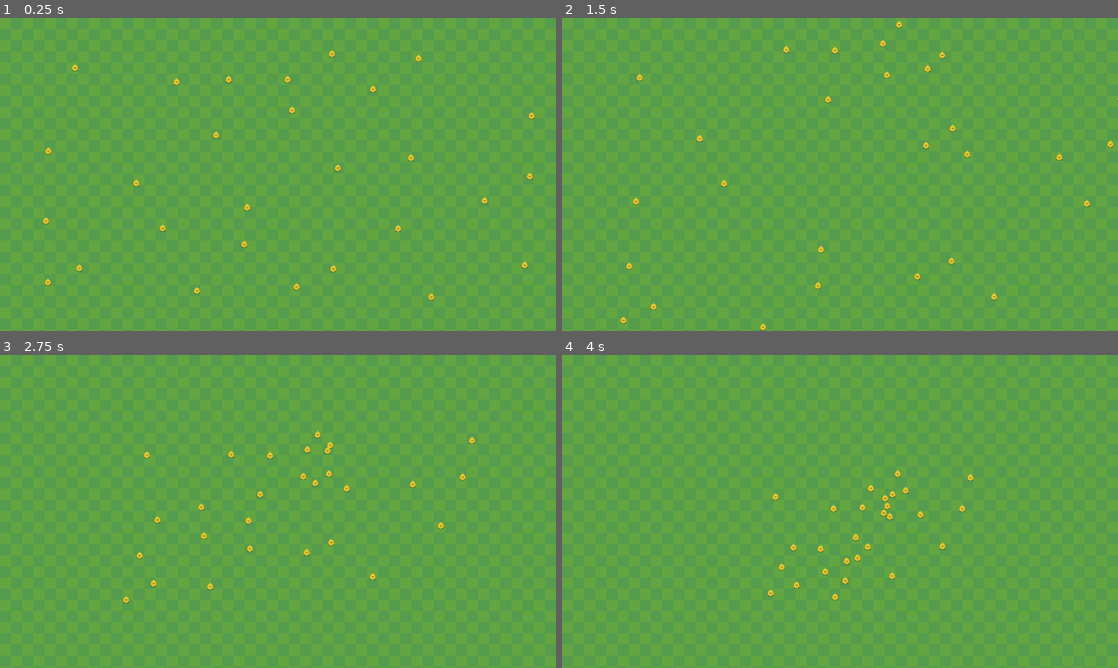
Above: before the commit, frames 1-4 (two rows, left to right).
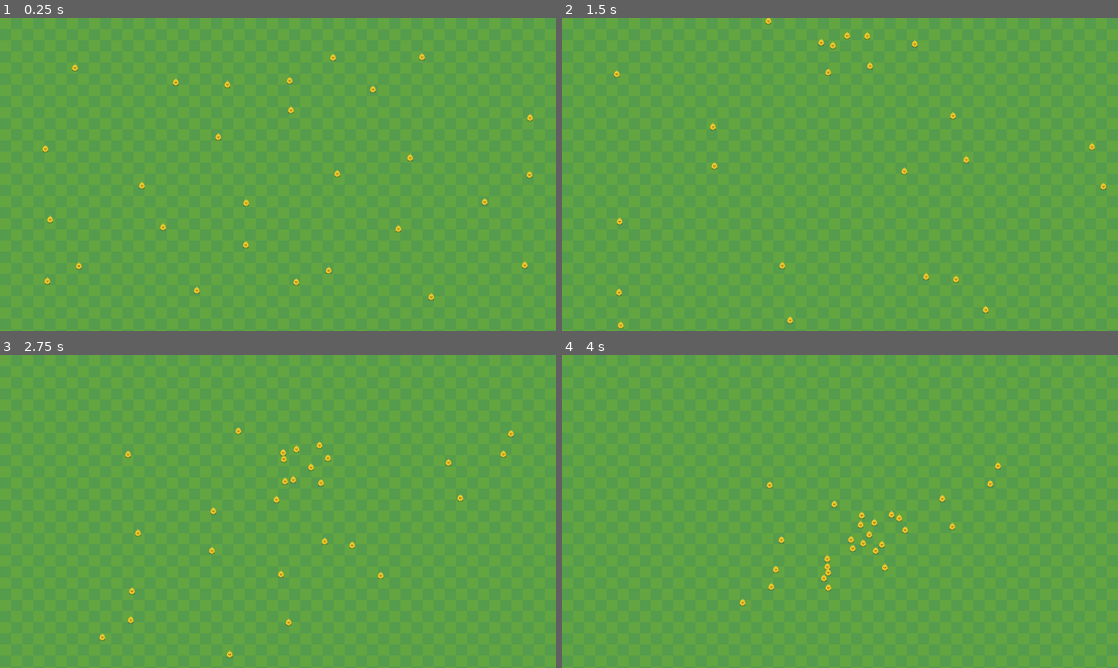
Above: after the commit, the same moments.

Repository: kyrick/godot-boids
Game: Godot game, scene res://src/Levels/ManyChickens.tscn
Same seed, same stepped clock (60 frames per second), same inputs: the game is played once before the commit and once after it. The project has no main scene, so this scene is started directly.
Inputs (mouse positions are in pixels of both pictures, inside the frame that each line leads up to):
- Up to frame 1 (0.25 s): no input
- Up to frame 2 (1.5 s): move the mouse to (962, 158) at 0.52 s; click (962, 158) at 0.67 s; move the mouse to (728, 190) at 1.27 s; click (728, 190) at 1.42 s
- Up to frame 3 (2.75 s): move the mouse to (333, 442) at 2.02 s; click (333, 442) at 2.17 s
- Up to frame 4 (4 s): move the mouse to (812, 574) at 2.77 s; click (812, 574) at 2.92 s; move the mouse to (1006, 558) at 3.52 s; click (1006, 558) at 3.67 s

The runs differ from the first frame. In frame 1, 0.6% of the frame differs, in the area x 7-97%, y 10-89%; in frame 2, 1.0%; in frame 3, 1.1%, in the area x 17-93%, y 22-97%; in frame 4, 1.1%.

Commit message:
tuning velocities

Diff:
--- a/src/Actors/Actor.gd
+++ b/src/Actors/Actor.gd
@@ -1,4 +1,4 @@
 extends KinematicBody2D
 
 export var speed: = 200.0
-export var max_force: = 0.5
+export var max_force: = 0.05
--- a/src/Actors/Chicken/Chicken.gd
+++ b/src/Actors/Chicken/Chicken.gd
@@ -23,13 +23,13 @@
 func _physics_process(delta):
 	var mouse_vector = Vector2.ZERO
 	if _mouse_target != Vector2.INF:
-		mouse_vector = global_position.direction_to(_mouse_target) * speed
+		mouse_vector = global_position.direction_to(_mouse_target) * speed * max_force
 
-	var center_vector = get_center_velocity(_flock)
-	var avoid_vector = get_avoid_velocity(_flock)
-	var align_vector = align_to_flock_velocity(_flock)
+	var center_vector = get_center_velocity(_flock) * max_force
+	var avoid_vector = get_avoid_velocity(_flock) * max_force
+	var align_vector = align_to_flock_velocity(_flock) * max_force
 
-	var acceleration = align_vector * max_force + avoid_vector * max_force + center_vector * max_force + mouse_vector * max_force
+	var acceleration = align_vector + avoid_vector + center_vector + mouse_vector
 
 	_velocity = (_velocity + acceleration).clamped(speed)
 
@@ -49,9 +49,10 @@
 
 
 func get_center_velocity(flock: Array) -> Vector2:
-	var flock_center: = get_flock_center(flock)
-	var center_speed = global_position.distance_to(flock_center) / 100
-	var center_vector = global_position.direction_to(flock_center)
+	var center_pos: = get_flock_center(flock)
+
+	var center_vector = global_position.direction_to(center_pos)
+	var center_speed = (global_position.distance_to(center_pos) / 100)
 	return center_vector * center_speed
 
 
--- a/src/Actors/Chicken/Chicken.tscn
+++ b/src/Actors/Chicken/Chicken.tscn
@@ -48,7 +48,7 @@
 position = Vector2( -2.70764, 0.902496 )
 collision_mask = 8
 script = ExtResource( 6 )
-max_force = 0.1
+max_force = 0.05
 avoid_distance = 20.0
 
 [node name="AnimatedSprite" type="AnimatedSprite" parent="."]
